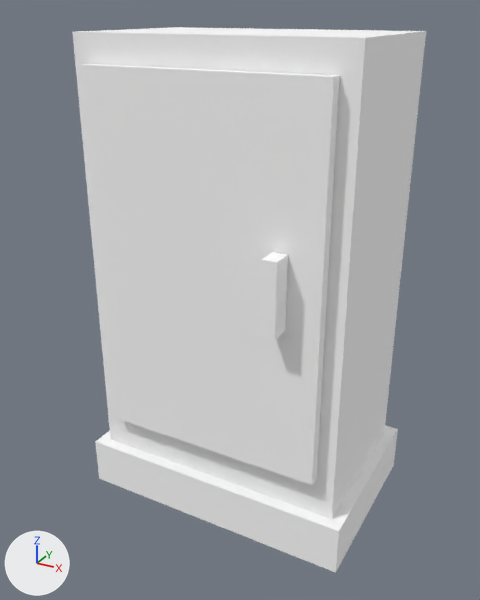
A saved change to the glTF model godot/models/electrical_cabinet.glb.
Before and after are seen from a 50 mm lens placed at (0.869, -1.641, 1.456), pointed at (-0.005, -0.051, 0.661). The lights are fixed; the arrows at lower left show +X, +Y and +Z. The first picture is the older version. Where no turn or scale is listed for an object, it has been applied to the vertices. Vertices at exactly the same position are counted once.

The scene before the commit, as lines of its bpy script (objects in view):
```python
me_base = bpy.data.meshes.new('base')
me_base.from_pydata(...)  # a box spanning x -0.425..0.425, y -0.275..0.275, z -0.075..0.075
me_base.materials.append(mat_concrete)  # white #ffffff
me_box = bpy.data.meshes.new('box')
me_box.from_pydata(...)  # a box spanning x -0.39..0.39, y -0.24..0.24, z -0.625..0.625
me_box.materials.append(mat_metal)  # white #ffffff
me_door = bpy.data.meshes.new('door')
me_door.from_pydata(...)  # a box spanning x -0.34..0.34, y -0.018..0.018, z -0.525..0.525
me_door.materials.append(mat_trim_dark)  # white #ffffff
ob_base = bpy.data.objects.new('base', me_base)
ob_base.location = (0.0, 0.0, 0.075)
ob_box = bpy.data.objects.new('box', me_box)
ob_box.location = (0.0, 0.0, 0.775)
ob_door = bpy.data.objects.new('door', me_door)
ob_door.location = (0.0, -0.26, 0.8)
# also in view: 'handle' at (0.23, -0.31, 0.82)
```
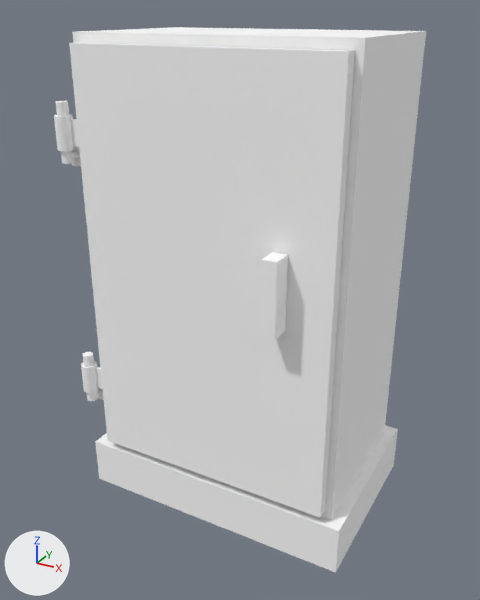
Pixel boxes [x1, y1, x2, y2] of what changed, in the pictures (480 x 600 px):
'door', reshaped, moved (10% wider, 13% taller): before [80, 64, 340, 485]; after [69, 42, 355, 518]
'door_bearing.001', added: after [54, 114, 76, 151]
'door_bearing', added: after [81, 361, 99, 393]
'hinge_pin.001', added: after [56, 101, 74, 164]
'hinge_pin', added: after [83, 352, 98, 401]
'hinge_leaf.001', added: after [71, 119, 79, 147]
'hinge_leaf', added: after [96, 367, 103, 390]
'hinge_mount.001', added (mostly hidden): after [72, 147, 81, 167]
'hinge_bracket.001', added (mostly hidden): after [73, 151, 80, 161]
'hinge_mount', added (mostly hidden): after [98, 395, 103, 400]
part 1 of me_box, built on: [72, 32, 365, 519] in both

What changed in the scene script:
```text
Change me_box:
    remove me_box.from_pydata(...)  # 8 vertices, 12 faces; spans x -0.39..0.39, y -0.24..0.24, z -0.625..0.625
    add me_box.from_pydata(...)  # 16 vertices, 28 faces; spans x -0.39..0.39, y -0.24..0.24, z -0.625..0.625
    me_box part 1
    2 faces are deleted
    8 vertices are added at x -0.355..0.355, y -0.24..0.205, z -0.59..0.59
    18 new faces join them
Change me_door:
    remove me_door.from_pydata(...)  # 8 vertices, 12 faces; spans x -0.34..0.34, y -0.018..0.018, z -0.525..0.525
    add me_door.from_pydata(...)  # 8 vertices, 12 faces; spans x -0.37..0.37, y -0.018..0.018, z -0.6..0.6
    me_door part 2
    me_door.vertices[0].co: (-0.34, -0.018, -0.525) -> (-0.37, -0.018, -0.6)  # pixel (112, 416) -> pixel (107, 440)
    me_door.vertices[1].co: (-0.34, -0.018, 0.525) -> (-0.37, -0.018, 0.6)  # pixel (80, 64) -> pixel (69, 42)
    me_door.vertices[2].co: (-0.34, 0.018, -0.525) -> (-0.37, 0.018, -0.6)
    me_door.vertices[3].co: (-0.34, 0.018, 0.525) -> (-0.37, 0.018, 0.6)  # pixel (89, 63) -> pixel (78, 42)
    me_door.vertices[4].co: (0.34, -0.018, -0.525) -> (0.37, -0.018, -0.6)  # pixel (311, 485) -> pixel (320, 517)
    me_door.vertices[5].co: (0.34, -0.018, 0.525) -> (0.37, -0.018, 0.6)  # pixel (333, 76) -> pixel (348, 51)
    me_door.vertices[6].co: (0.34, 0.018, -0.525) -> (0.37, 0.018, -0.6)  # pixel (316, 477) -> pixel (325, 510)
    me_door.vertices[7].co: (0.34, 0.018, 0.525) -> (0.37, 0.018, 0.6)  # pixel (339, 75) -> pixel (354, 50)
Change ob_door:
    ob_door.location: (0.0, -0.26, 0.8) -> (0.0, -0.26, 0.775)
Add ob_hinge_pin_001:
    ob_hinge_pin_001 = bpy.data.objects.new('hinge_pin.001', me_hinge_pin_001)  # 64 vertices, 124 faces; spans x -0.016..0.016, y -0.016..0.016, z -0.08..0.08; in mat_metal_dark (white #ffffff)
    ob_hinge_pin_001.location = (-0.415, -0.278, 1.15)
Add ob_hinge_pin:
    ob_hinge_pin = bpy.data.objects.new('hinge_pin', me_hinge_pin_001.copy())
    ob_hinge_pin.location = (-0.415, -0.278, 0.4)
Add ob_hinge_mount_001:
    ob_hinge_mount_001 = bpy.data.objects.new('hinge_mount.001', me_hinge_mount_001)  # a box spanning x -0.025..0.025, y -0.03..0.03, z -0.03..0.03; in mat_metal_dark (white #ffffff)
    ob_hinge_mount_001.location = (-0.403, -0.22, 1.085)
Add ob_hinge_mount:
    ob_hinge_mount = bpy.data.objects.new('hinge_mount', me_hinge_mount_001.copy())
    ob_hinge_mount.location = (-0.403, -0.22, 0.335)
Add ob_hinge_bracket_001:
    ob_hinge_bracket_001 = bpy.data.objects.new('hinge_bracket.001', me_hinge_bracket_001)  # 64 vertices, 124 faces; spans x -0.0235..0.0235, y -0.0337..0.0337, z -0.012..0.012; in mat_metal_dark (white #ffffff)
    ob_hinge_bracket_001.location = (-0.402, -0.249, 1.085)
Add ob_hinge_leaf_001:
    ob_hinge_leaf_001 = bpy.data.objects.new('hinge_leaf.001', me_hinge_leaf_001)  # a box spanning x -0.0285..0.0285, y -0.006..0.006, z -0.035..0.035; in mat_metal (white #ffffff)
    ob_hinge_leaf_001.location = (-0.368, -0.27, 1.15)
Add ob_hinge_leaf:
    ob_hinge_leaf = bpy.data.objects.new('hinge_leaf', me_hinge_leaf_001.copy())
    ob_hinge_leaf.location = (-0.368, -0.27, 0.4)
Add ob_door_bearing_001:
    ob_door_bearing_001 = bpy.data.objects.new('door_bearing.001', me_door_bearing_001)  # 128 vertices, 256 faces; spans x -0.439..-0.391, y -0.302..-0.254, z 1.105..1.195; in mat_metal (white #ffffff)
    ob_door_bearing_001.location = (0.0, 0.0, 0.0)
Add ob_door_bearing:
    ob_door_bearing = bpy.data.objects.new('door_bearing', me_door_bearing)  # 128 vertices, 256 faces; spans x -0.439..-0.391, y -0.302..-0.254, z 0.355..0.445; in mat_metal (white #ffffff)
    ob_door_bearing.location = (0.0, 0.0, 0.0)
```
